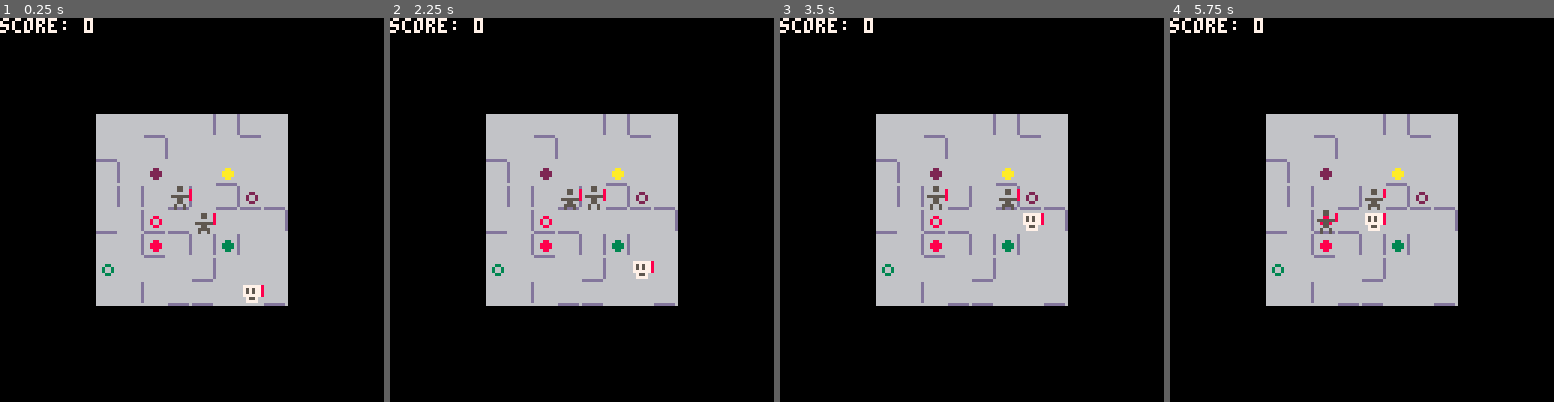
Above: before the commit, frames 1-4 (left to right).
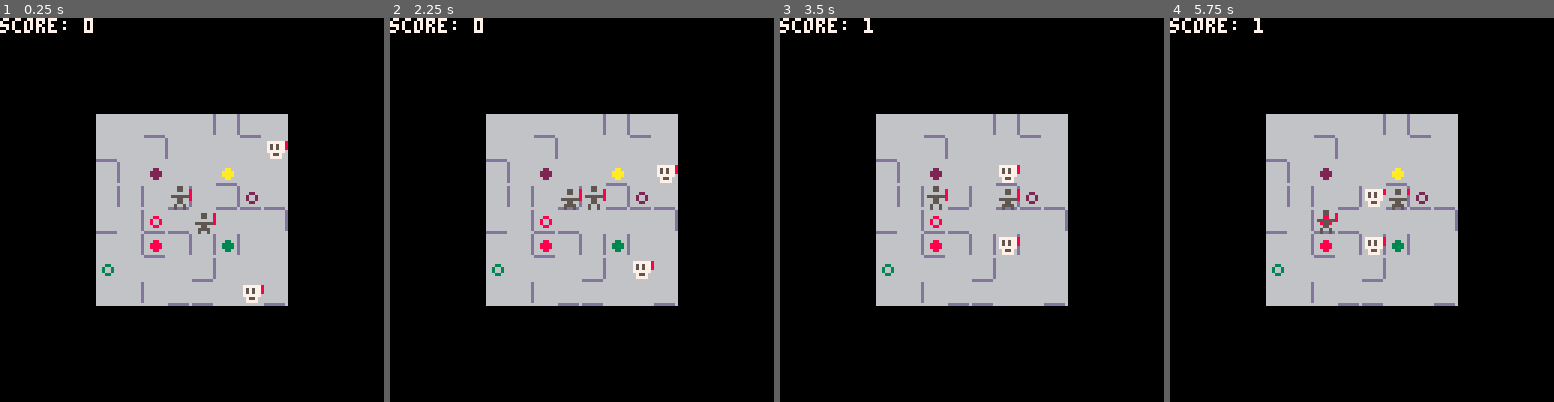
Above: after the commit, the same moments.

Repository: taylordolan/grid-folks
Game: PICO-8 cartridge grid_folks.p8
Two runs of this game, one before a commit and one after it. Both use one fixed random seed, a clock stepped at 60 frames per second and the inputs below.
Inputs:
- Up to frame 1 (0.25 s): no input
- Up to frame 2 (2.25 s): tap X (X key) at 0.33, 1.07, 1.85 s; hold Right 1.6-2.1 s; hold Up from 2.15 s (still down)
- Up to frame 3 (3.5 s): release Up at 2.42 s; hold Right 2.47-3.03 s; tap X (X key) at 2.97 s; hold Left from 3.08 s (still down)
- Up to frame 4 (5.75 s): release Left at 3.58 s; hold Down 3.63-3.97 s; hold Right 4.02-4.68 s; tap X (X key) at 4.08, 5.2 s; hold Up 4.73-5.03 s; hold Left 5.08-5.68 s; hold Down from 5.73 s (still down)

The runs differ from the first frame. In frame 1, 0.2% of the frame differs, in the area x 67-75%, y 32-73%; in frame 2, 0.2%; in frame 3, 0.7%; in frame 4, 0.8%, in the area x 21-63%, y 0-62%.

Commit message:
minor tweaks

Diff:
--- a/grid_folks.p8
+++ b/grid_folks.p8
@@ -24,6 +24,9 @@
 -- [x] when a potential tile is triggered, reset walls and deploy 3 more random ones
 -- [x] have enemies appear on a fixed schedule
 -- [ ] telegraph enemy arrival a turn in advance
+-- [ ] enemies should trigger effect tiles when they spawn on them
+-- [ ] replace melee with dash ability
+-- [ ] rework _draw() so there's more space between tiles
 -- [ ] have enemies appear on an increasing schedule
 
 function _init()
@@ -111,7 +114,7 @@
 	-- list of enemies
 	enemies = {}
 	create_enemy()
-  -- create_enemy()
+  create_enemy()
 
 	-- initial enemy positions
   -- for next in all(enemies) do
@@ -450,9 +453,9 @@
           if self.shoot and shoot_target then
             hit_enemy(shoot_target, 1)
           elseif self.melee and melee_target then
-            hit_enemy(melee_target, 4)
+            hit_enemy(melee_target, 2)
           elseif melee_target then
-            hit_enemy(melee_target, 2)
+            hit_enemy(melee_target, 1)
           else
             step(next_tile)
           end
@@ -607,7 +610,7 @@
 	enemy = {
     type = "enemy",
     sprite = sprites.enemy,
-    health = 4,
+    health = 3,
     update = function(self)
       local found_self = find(self)
 			local self_x = found_self.x
@@ -891,14 +894,14 @@
 end
 
 __gfx__
-00000000000000000000000066666666dddddddd0000000d00000000000000000000000000000000000000000000000000000000000000000000000000000000
-00000000000000000777777066666666dddddddd0000000d00000000000000000000000000000000000000000000000000000000000000000000000000000000
-00000000000000000757577066666666dddddddd0000000d00000000000220000003300000088000000aa0000000000000000000000000000000000000000000
-00000000000000000757577066666666dddddddd0000000d0000000000200200003003000080080000a00a000000000000000000000000000000000000000000
-00000000000000000777777066666666dddddddd0000000d0000000000200200003003000080080000a00a000000000000000000000000000000000000000000
-00000000000000000075570066666666dddddddd0000000d00000000000220000003300000088000000aa0000000000000000000000000000000000000000000
-00000000000000000077770066666666dddddddd0000000d00000000000000000000000000000000000000000000000000000000000000000000000000000000
-00000000000000000000000066666666dddddddd00000000ddddddd0000000000000000000000000000000000000000000000000000000000000000000000000
+00000000000000000000000066666666000000000000000d00000000000000000000000000000000000000000000000000000000000000000000000000000000
+00000000000000000777777066666666077777700000000d00000000000000000000000000000000000000000000000000000000000000000000000000000000
+00000000000000000757577066666666070000700000000d00000000000220000003300000088000000aa0000000000000000000000000000000000000000000
+00000000000000000757577066666666070000700000000d0000000000200200003003000080080000a00a000000000000000000000000000000000000000000
+00000000000000000777777066666666077007700000000d0000000000200200003003000080080000a00a000000000000000000000000000000000000000000
+00000000000000000075570066666666007007000000000d00000000000220000003300000088000000aa0000000000000000000000000000000000000000000
+00000000000000000077770066666666007777000000000d00000000000000000000000000000000000000000000000000000000000000000000000000000000
+000000000000000000000000666666660000000000000000ddddddd0000000000000000000000000000000000000000000000000000000000000000000000000
 00000000000000000005500000000000000220000000000000033000000000000000000000000000000000000000000000000000000000000000000000000000
 00000000000550000005500000022000000220000003300000033000000000000000000000000000000000000000000000000000000000000000000000000000
 00000000000550000000000000022000000000000003300000000000000220000003300000088000000aa0000000000000000000000000000000000000000000
